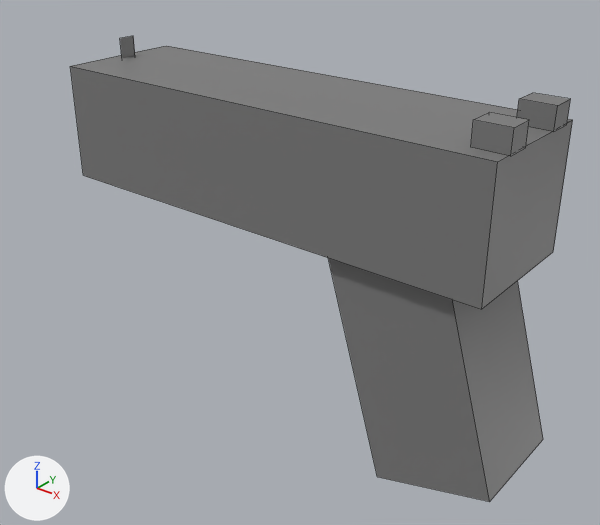
Two versions of the OBJ model assets/pistol.obj, one commit apart.
One viewpoint serves both versions: a 50 mm camera at (1.71, -2.1, 0.89) aimed at (0.03, 0.0, -0.41). Arrows for +X, +Y and +Z are at lower left; the lights stay in place. Mesh edges are drawn as thin lines. Where no turn or scale is listed for an object, it has been applied to the vertices.

Script lines for the objects in view, before the commit:
```python
me_cube = bpy.data.meshes.new('Cube')
me_cube.from_pydata(...)  # a box spanning x -0.85..0.85, y -0.24..0.24, z -0.21..0.21
me_cube.materials.append(mat_gunblack)  # grey #7c7c7c
me_cube_001 = bpy.data.meshes.new('Cube.001')
me_cube_001.from_pydata(...)  # 8 vertices, 6 faces; spans x 0.279..0.929, y -0.195..0.195, z -0.993..-0.042
me_cube_001.materials.append(mat_gunblack)  # grey #7c7c7c
# before: 0 (0.522, -0.195, -0.993) at pixel (377, 476), 1 (0.279, -0.195, -0.161), 2 (0.522, 0.195, -0.993), 3 (0.279, 0.195, -0.161), 4 (0.929, -0.195, -0.875) at pixel (489, 501)
# before: 5 (0.685, -0.195, -0.042), 6 (0.929, 0.195, -0.875) at pixel (543, 439), 7 (0.685, 0.195, -0.042)
me_cube_002 = bpy.data.meshes.new('Cube.002')
me_cube_002.from_pydata(...)  # a box spanning x 0.7474..0.861, y -0.1782..-0.0894, z 0.2115..0.2859
me_cube_002.materials.append(mat_gunblack)  # grey #7c7c7c
# before: 0 (0.861, -0.1782, 0.2115) at pixel (510, 156), 1 (0.861, -0.1782, 0.2859) at pixel (514, 127), 2 (0.861, -0.0894, 0.2115) at pixel (525, 147), 3 (0.861, -0.0894, 0.2859) at pixel (529, 119), 4 (0.7474, -0.1782, 0.2115) at pixel (470, 147)
# before: 5 (0.7474, -0.1782, 0.2859) at pixel (473, 119), 6 (0.7474, -0.0894, 0.2115), 7 (0.7474, -0.0894, 0.2859) at pixel (489, 112)
me_cube_003 = bpy.data.meshes.new('Cube.003')
me_cube_003.from_pydata(...)  # a box spanning x 0.7474..0.861, y 0.0894..0.1782, z 0.2115..0.2859
me_cube_003.materials.append(mat_gunblack)  # grey #7c7c7c
# before: 0 (0.861, 0.0894, 0.2115) at pixel (553, 131), 1 (0.861, 0.0894, 0.2859) at pixel (557, 105), 2 (0.861, 0.1782, 0.2115) at pixel (566, 124), 3 (0.861, 0.1782, 0.2859) at pixel (570, 98), 4 (0.7474, 0.0894, 0.2115)
# before: 5 (0.7474, 0.0894, 0.2859) at pixel (519, 98), 6 (0.7474, 0.1782, 0.2115), 7 (0.7474, 0.1782, 0.2859) at pixel (532, 92)
me_plane = bpy.data.meshes.new('Plane')
me_plane.from_pydata(...)  # 4 vertices, 1 face; spans x -0.8085, y -0.0332..0.0332, z 0.1661..0.2864
me_plane.materials.append(mat_gunblack)  # grey #7c7c7c
# before: 0 (-0.8085, 0.0332, 0.1661), 1 (-0.8085, 0.0332, 0.2864) at pixel (133, 35), 2 (-0.8085, -0.0332, 0.1661), 3 (-0.8085, -0.0332, 0.2864) at pixel (119, 38)
ob_cube = bpy.data.objects.new('Cube', me_cube)
ob_cube.location = (0.0, 0.0, 0.0)
ob_cube_001 = bpy.data.objects.new('Cube.001', me_cube_001)
ob_cube_001.location = (0.0, 0.0, 0.0)
ob_cube_002 = bpy.data.objects.new('Cube.002', me_cube_002)
ob_cube_002.location = (0.0, 0.0, 0.0)
ob_cube_003 = bpy.data.objects.new('Cube.003', me_cube_003)
ob_cube_003.location = (0.0, 0.0, 0.0)
ob_plane = bpy.data.objects.new('Plane', me_plane)
ob_plane.location = (0.0, 0.0, 0.0)
```
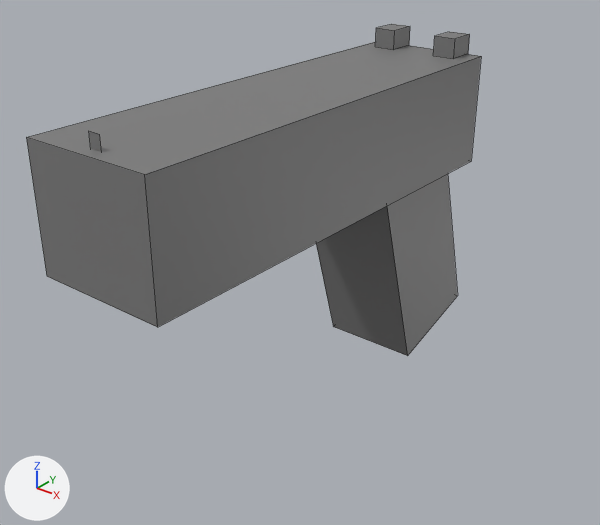
The change, as a list of edits to the scene's bpy script:
```text
Change me_cube_001:
    where me_cube_001.from_pydata(...)  # 8 vertices, 6 faces; spans x 0.279..0.929, y -0.195..0.195, z -0.993..-0.042
    used by ob_cube_001; location = (0.0, 0.0, 0.0)
    verts and faces of me_cube_001; kept vertices keep their numbers, new ones are numbered from 8
    me_cube_001 part 1
    add delete_vertices([*range(0, 8)])  # with the faces that use them
    me_cube_001 part 2
    add verts[8] = (-0.237, -0.854, 0.211)  # pixel (26, 137)
    add verts[9] = (-0.237, -0.854, -0.211)  # pixel (46, 276)
    add verts[10] = (-0.237, 0.854, 0.211)
    add verts[11] = (-0.237, 0.854, -0.211)
    add for new, old in zip([*range(12, 16)], [*range(8, 12)]): verts[new] = verts[old] + (0.474, 0.0, 0.0)
    add faces += [(8, 9, 13, 12), (8, 10, 11, 9), (10, 14, 15, 11), (12, 13, 15, 14), (9, 11, 15, 13), (8, 12, 14, 10)]
Change me_cube_002:
    where me_cube_002.from_pydata(...)  # 8 vertices, 6 faces; spans x 0.7474..0.861, y -0.1782..-0.0894, z 0.2115..0.2859
    used by ob_cube_002; location = (0.0, 0.0, 0.0)
    verts and faces of me_cube_002; kept vertices keep their numbers, new ones are numbered from 8
    me_cube_002 part 3
    add delete_vertices([*range(0, 8)])  # with the faces that use them
    me_cube_002 part 4
    add verts[8] = (-0.1952, 0.2787, -0.1606)
    add verts[9] = (-0.1952, 0.5224, -0.9935)  # pixel (333, 326)
    add verts[10] = (-0.1952, 0.6852, -0.0416)
    add verts[11] = (-0.1952, 0.9289, -0.8746)
    add for new, old in zip([*range(12, 16)], [*range(8, 12)]): verts[new] = verts[old] + (0.3904, 0.0, 0.0)
    add faces += [(8, 9, 13, 12), (8, 10, 11, 9), (10, 14, 15, 11), (12, 13, 15, 14), (9, 11, 15, 13), (8, 12, 14, 10)]
Change me_cube_003:
    where me_cube_003.from_pydata(...)  # 8 vertices, 6 faces; spans x 0.7474..0.861, y 0.0894..0.1782, z 0.2115..0.2859
    used by ob_cube_003; location = (0.0, 0.0, 0.0)
    verts and faces of me_cube_003; kept vertices keep their numbers, new ones are numbered from 8
    me_cube_003 part 5
    add delete_vertices([*range(0, 8)])  # with the faces that use them
    me_cube_003 part 6
    add verts[8] = (0.0894, 0.861, 0.2115)
    add verts[9] = (0.0894, 0.861, 0.2859)  # pixel (449, 31)
    add verts[10] = (0.0894, 0.7474, 0.2115)  # pixel (433, 55)
    add verts[11] = (0.0894, 0.7474, 0.2859)  # pixel (434, 35)
    add for new, old in zip([*range(12, 16)], [*range(8, 12)]): verts[new] = verts[old] + (0.0888, 0.0, 0.0)
    add faces += [(8, 9, 13, 12), (8, 10, 11, 9), (10, 14, 15, 11), (12, 13, 15, 14), (8, 12, 14, 10), (9, 11, 15, 13)]
Change me_plane:
    where me_plane.from_pydata(...)  # 4 vertices, 1 face; spans x -0.8085, y -0.0332..0.0332, z 0.1661..0.2864
    used by ob_plane; location = (0.0, 0.0, 0.0)
    verts and faces of me_plane; kept vertices keep their numbers, new ones are numbered from 4
    me_plane part 7
    add delete_vertices([*range(0, 4)])  # with the faces that use them
    me_plane part 8
    add verts[4] = (-0.0213, -0.8085, 0.1591)
    add verts[5] = (-0.0213, -0.8085, 0.2596)  # pixel (88, 130)
    add verts[6] = (0.0213, -0.8085, 0.2596)  # pixel (99, 134)
    add verts[7] = (0.0213, -0.8085, 0.1591)
    add faces += [(4, 5, 6, 7)]
Add me_cube_004:
    me_cube_004.from_pydata(...)  # a box spanning x -0.1782..-0.0894, y 0.7474..0.861, z 0.2115..0.2859
    me_cube_004.materials.append(mat_gunblack)  # grey #7c7c7c
Remove ob_cube:
    ob_cube = bpy.data.objects.new('Cube', me_cube)
    ob_cube.location = (0.0, 0.0, 0.0)
Add ob_cube_004:
    ob_cube_004 = bpy.data.objects.new('Cube.004', me_cube_004)
    ob_cube_004.location = (0.0, 0.0, 0.0)
```

Boxes [x1, y1, x2, y2] around the edits, measured in the pictures (600 x 525 px):
'Cube.001', reshaped
    before: [328, 258, 543, 502]
    after: [26, 42, 481, 327]
'Cube', deleted
    before: [70, 46, 573, 309]
'Cube.002', reshaped
    before: [471, 112, 529, 156]
    after: [316, 174, 458, 356]
'Cube.003', reshaped (30% narrower, 30% shorter)
    before: [517, 93, 570, 132]
    after: [433, 32, 470, 59]
'Cube.004', added
    after: [375, 24, 410, 50]
'Plane', reshaped
    before: [120, 36, 135, 58]
    after: [89, 131, 101, 152]
part 1 of me_cube_001, deleted
    before: [328, 258, 543, 502]
part 2 of me_cube_001, added
    after: [26, 42, 481, 327]
part 3 of me_cube_002, deleted
    before: [471, 112, 529, 156]
part 4 of me_cube_002, added
    after: [316, 174, 458, 356]
part 5 of me_cube_003, deleted
    before: [517, 93, 570, 132]
part 6 of me_cube_003, added
    after: [433, 32, 470, 59]
part 7 of me_plane, deleted
    before: [120, 36, 135, 58]
part 8 of me_plane, added
    after: [89, 131, 101, 152]
